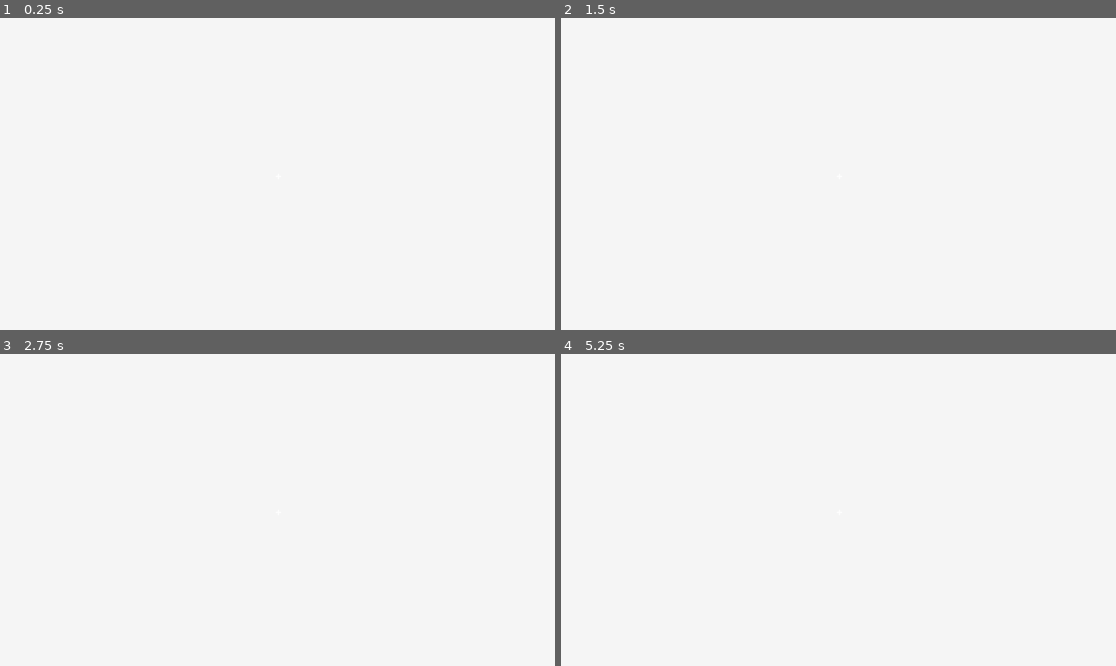
Above: before the commit, frames 1-4 (two rows, left to right).
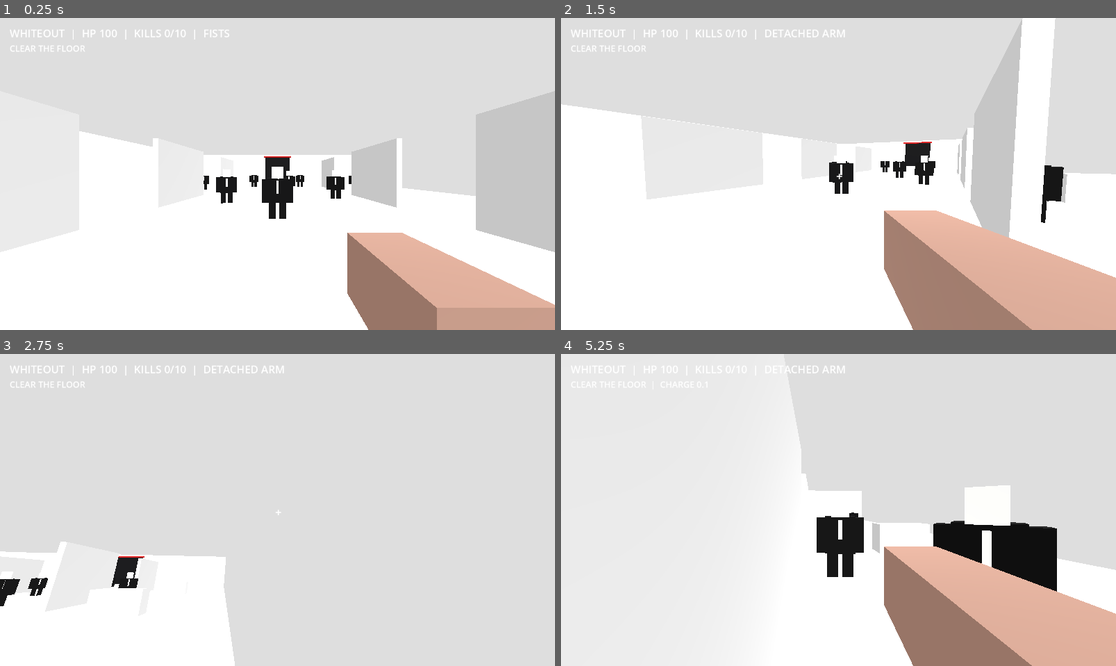
Above: after the commit, the same moments.

Repository: seanfishQAQ-beep/sean
Game: Godot game, scene res://scenes/main.tscn
Two runs of this game, one before a commit and one after it. Both use one fixed random seed, a clock stepped at 60 frames per second and the inputs below.
Inputs (mouse positions are in pixels of both pictures, inside the frame that each line leads up to):
- Up to frame 1 (0.25 s): no input
- Up to frame 2 (1.5 s): tap Enter at 0.5 s; move the mouse to (960, 158) at 0.52 s; hold D (move_right) 0.53-1.28 s; tap Z at 0.6 s; click (960, 158) at 0.67 s; tap Space at 0.77 s; move the mouse to (727, 189) at 1.27 s; hold S (move_back) from 1.28 s (still down); tap E at 1.35 s
- Up to frame 3 (2.75 s): tap Space at 1.52 s; move the mouse to (333, 441) at 2.02 s; release S (move_back) at 2.03 s; hold D (move_right) from 2.03 s (still down); hold Shift from 2.03 s (still down)
- Up to frame 4 (5.25 s): move the mouse to (810, 572) at 2.77 s; release D (move_right) at 2.78 s; release Shift at 2.78 s; hold W (move_forward) 2.78-3.53 s; tap Z at 2.85, 5.1 s; click (810, 572) at 2.92 s; tap Space at 3.02, 3.77, 4.52 s; move the mouse to (1005, 556) at 3.52 s; hold A (move_left) 3.53-5.03 s; tap E at 3.6 s; move the mouse to (672, 463) at 4.27 s; tap Shift at 4.35 s; move the mouse to (866, 510) at 5.02 s; hold S (move_back) from 5.03 s (still down); click (866, 510) at 5.17 s

The runs differ from the first frame. In frame 1, 18% of the frame differs, in the area x 36-100%, y 23-100%; in frame 2, 17%; in frame 3, 0.7%; in frame 4, 16%.
Error before the commit: Trying to assign value of type 'CharacterBody3D' to a variable of type 'player.gd'. (res://scripts/main.gd:90)

Commit message:
Fix typed player and enemy construction using script instances

Diff:
--- a/scripts/main.gd
+++ b/scripts/main.gd
@@ -87,8 +87,7 @@
     add_child(splatters)
 
 func _spawn_player() -> void:
-    player = CharacterBody3D.new()
-    player.set_script(PlayerScript)
+    player = PlayerScript.new()
     player.position = Vector3(0, 0.2, 15)
     add_child(player)
     player.game = self
@@ -101,8 +100,7 @@
         Vector3(9, 0, 9)
     ]
     for p in positions:
-        var enemy := CharacterBody3D.new()
-        enemy.set_script(EnemyScript)
+        var enemy := EnemyScript.new()
         enemy.position = p
         enemy.add_to_group("enemies")
         add_child(enemy)
